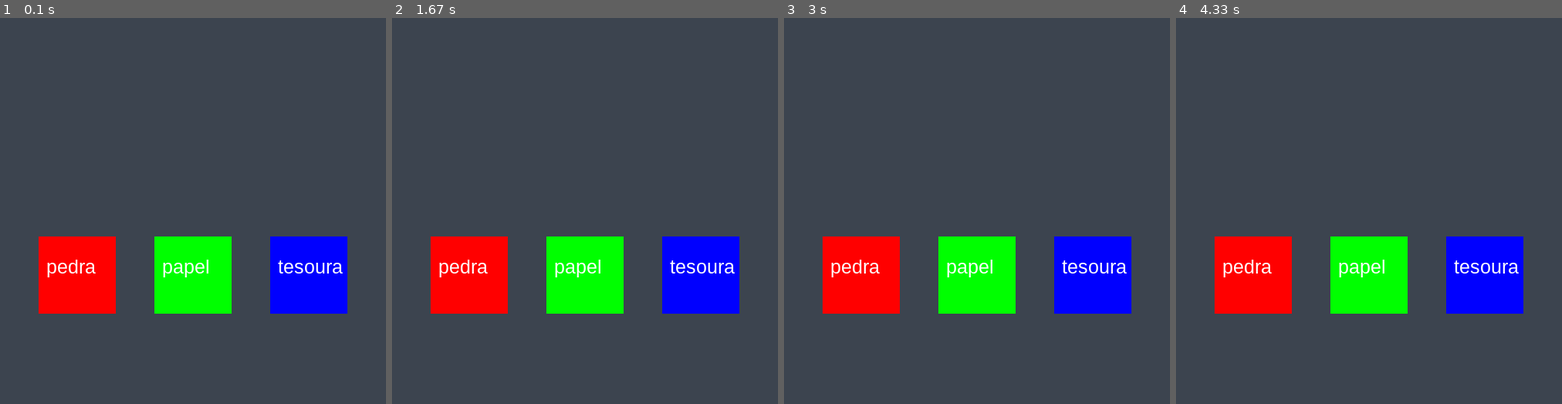
Above: before the commit, frames 1-4 (left to right).
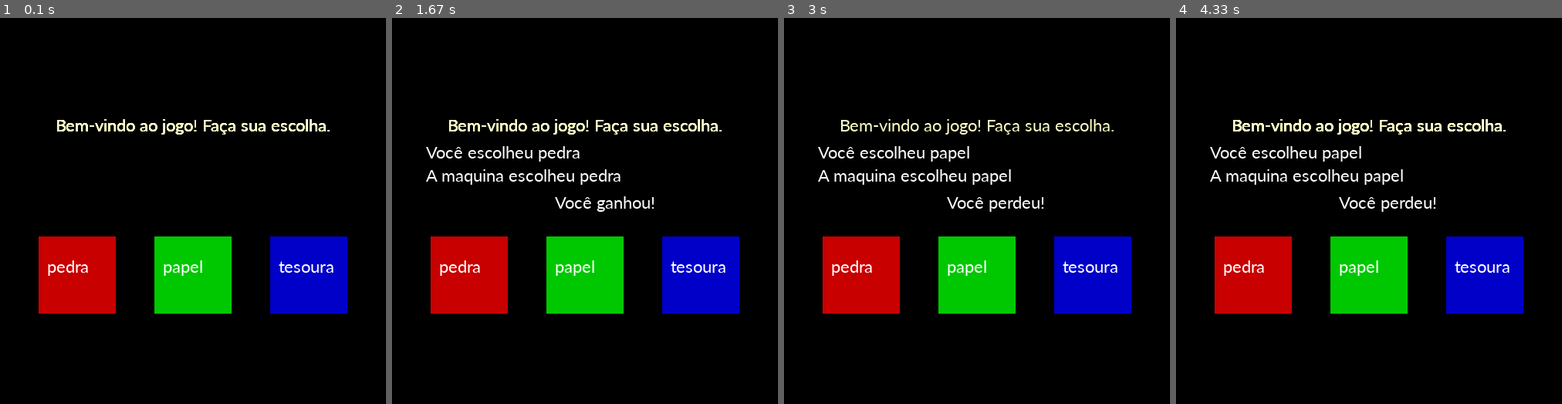
Above: after the commit, the same moments.

Repository: ifal-si-bacharel/jankenpoop
Game: pygame game, started from main.py
Same seed, same stepped clock (60 frames per second), same inputs: the game is played once before the commit and once after it.
Inputs (mouse positions are in pixels of both pictures, inside the frame that each line leads up to):
- Up to frame 1 (0.1 s): no input
- Up to frame 2 (1.67 s): click "pedra" at 0.38 s; click "tesoura" at 0.77 s; click (465, 299) at 1.15 s; click (727, 346) at 1.62 s
- Up to frame 3 (3 s): move the mouse to (984, 79) at 1.93 s; click (984, 79) at 2.15 s; move the mouse to (957, 311) at 2.5 s; click (957, 311) at 2.75 s
- Up to frame 4 (4.33 s): move the mouse to (1357, 145) at 3.13 s; click (1357, 145) at 3.42 s; move the mouse to (1314, 129) at 3.83 s; click (1314, 129) at 4.15 s

The runs differ from the first frame. In frame 1, 100% of the frame differs, in the area x 0-100%, y 0-100%; in frame 2, 100%; in frame 3, 100%; in frame 4, 100%.

Commit message:
inserido textos

Diff:
--- a/src/common/components/text.py
+++ b/src/common/components/text.py
@@ -9,7 +9,7 @@
   def __init__(self, text, color, coordx, coordy):
     pg.init()
 
-    self.font = pg.font.SysFont('Arial', 25)
+    self.font = pg.font.SysFont('Calibri', 25)
     self.coordx = coordx
     self.coordy = coordy
 
--- a/src/modules/game_screen/game_screen.py
+++ b/src/modules/game_screen/game_screen.py
@@ -1,29 +1,56 @@
 from src.config.window import window
 from src.common.components.button import Button
-from src.modules.game_screen.script.match import player_choice
+from src.modules.game_screen.script.match import player_choice, machine_choice, exit
+from src.common.components.text import Text
 
 display = window()
 
-button_pedra = Button(5,(255,0,0),'pedra')
-button_papel = Button(2,(0,255,0),'papel')
-button_tesoura = Button(1.25,(0,0,255),'tesoura')
+button_pedra = Button(5,(200,0,0),'pedra')
+button_papel = Button(2,(0,200,0),'papel')
+button_tesoura = Button(1.25,(0,0,200),'tesoura')
+
 
 def set_fill():
-  display.fill((60,68,79))
+  display.fill((0, 0, 0))
+
+welcome_text = Text("Bem-vindo ao jogo! Faça sua escolha.", (255, 255, 198), 4.5, 100)
+
+def choice(option):
+
+  check = player_choice(option)
+  print(check)
+  player_choice_text = Text(f'Você escolheu {exit[option-1]}', (255, 255, 255), 6,135)
+  machine_choice_text = Text(f'A maquina escolheu {exit[machine_choice()-1]}', (255, 255, 255), 6,165)
+
+  set_fill()
+  player_choice_text.draw()
+  machine_choice_text.draw()
+  if check == 1:
+    text = Text("Você ganhou!", (255,255,255), 2, 200)
+    text.draw()
+  elif check == 0:
+    text = Text("Empate!", (255,255,255), 2, 200)
+    text.draw()
+  else:
+    text = Text("Você perdeu!", (255,255,255), 2, 200)
+    text.draw()
+
 
 def update_screen():
   if button_pedra.is_hover():
-    player_choice(1)
+    choice(1)
 
   elif button_papel.is_hover():
-    player_choice(2)
+    choice(2)
 
   elif button_tesoura.is_hover():
-    player_choice(3)
+    choice(3)
+
 
 
 def draw_screen():
-  set_fill()
+  #set_fill()
+  welcome_text.draw()
   button_pedra.draw()
   button_papel.draw()
   button_tesoura.draw()
--- a/src/modules/game_screen/script/match.py
+++ b/src/modules/game_screen/script/match.py
@@ -19,9 +19,4 @@
 
     print(f"jogador: {exit[player_choice_index]} | inimigo: {exit[computer_choice_index]}")
 
-    if result == 0:
-        print('empate')
-    elif result == 1:
-        print('u win')
-    else:
-        print('computer win')
+    return result
